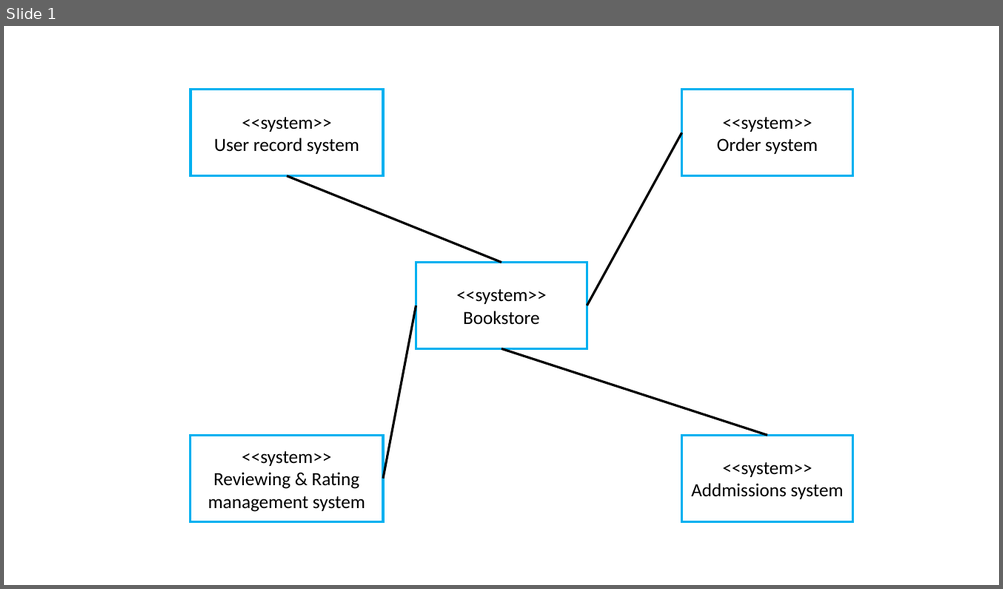
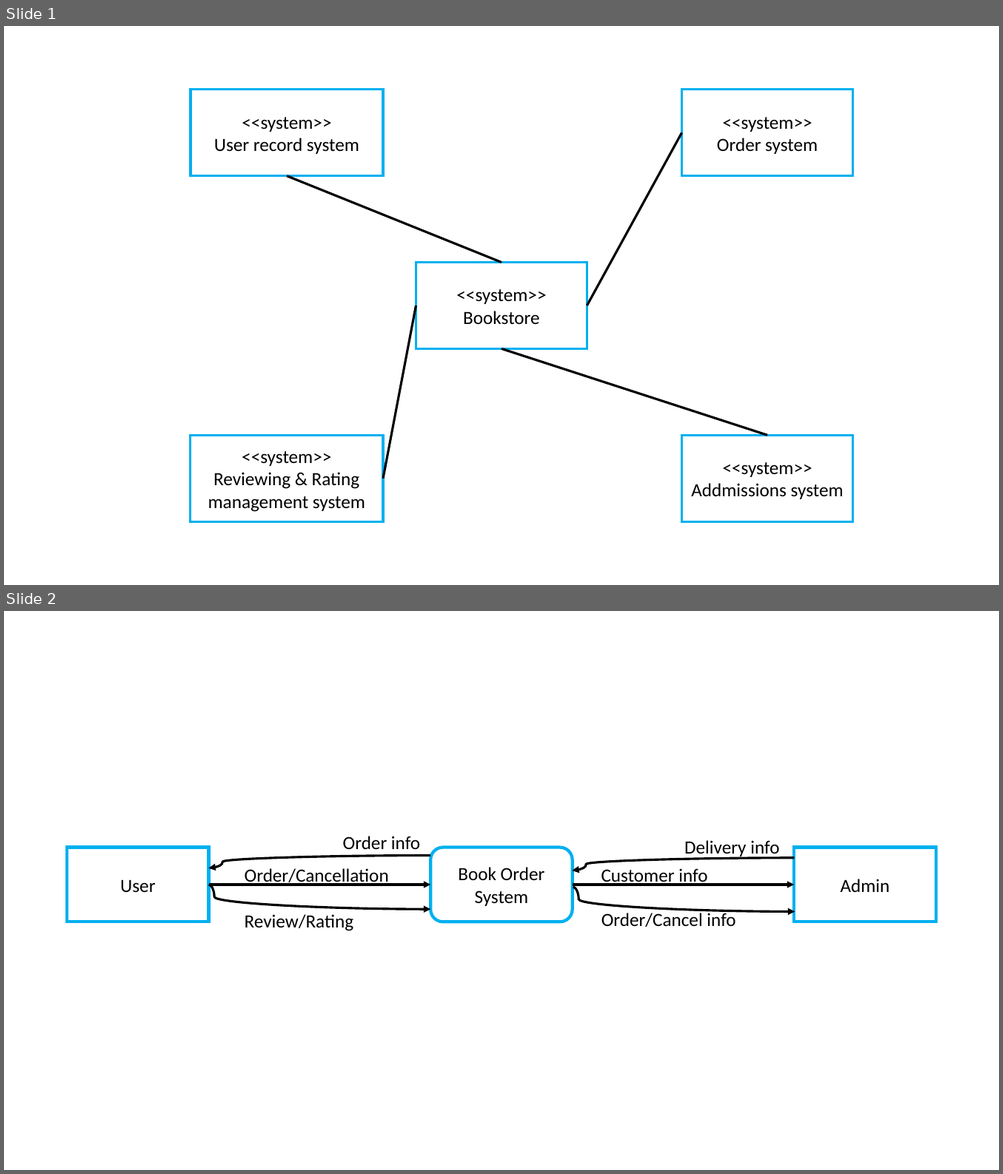
Before and after one commit to Something2109/bookstore, a slide deck: backup-database-doc-mdj/System diagram.pptx. Shown one above the other, each under a label of ours: slide 1 before the commit, slides 1 and 2 after it. The pictures are 1003x589 and 1003x1174 pixels, drawn with LibreOffice and Linux fonts; fonts in the diff are those of the drawing. Boxes give left, top, right and bottom in pixels: in the first picture for what was removed or moved away, otherwise in the second. Text is boxed around its words. In the diff, an @@ line names an element or a change of style, - is before the commit and + after.

```diff
--- a/backup-database-doc-mdj/System diagram.pptx
+++ b/backup-database-doc-mdj/System diagram.pptx
@@ slide 2 added at (4, 611, 999, 1170), background #FFFFFF @@
@@ rectangle added at (67, 848, 208, 922), outline #00B0F0 3 pt, 18 pt, text #000000 @@
+User
@@ text added at (343, 836, 420, 849), 18 pt, text #000000 @@
+Order info
@@ rounded rectangle added at (431, 848, 572, 922), outline #00B0F0 3 pt, 18 pt, text #000000 @@
+Book Order System
@@ text added at (684, 840, 779, 858), 18 pt, text #000000 @@
+Delivery info
@@ rectangle added at (794, 848, 936, 922), outline #00B0F0 3 pt, 18 pt, text #000000 @@
+Admin
@@ curved arrow added from (431, 856) to (208, 869), #000000 2.25 pt @@
@@ text added at (244, 869, 389, 886), 18 pt, text #000000 @@
+Order/Cancellation
@@ curved arrow added from (794, 858) to (572, 871), #000000 2.25 pt @@
@@ text added at (601, 869, 707, 886), 18 pt, text #000000 @@
+Customer info
@@ arrow added from (208, 885) to (431, 885), #000000 2.25 pt @@
@@ curved arrow added from (208, 885) to (431, 909), #000000 2.25 pt @@
@@ arrow added from (572, 885) to (794, 885), #000000 2.25 pt @@
@@ curved arrow added from (573, 887) to (795, 911), #000000 2.25 pt @@
@@ text added at (244, 914, 353, 931), 18 pt, text #000000 @@
+Review/Rating
@@ text added at (601, 911, 735, 927), 18 pt, text #000000 @@
+Order/Cancel info
```
Also in this commit, not shown: 2 other slides added, 5 other files.
